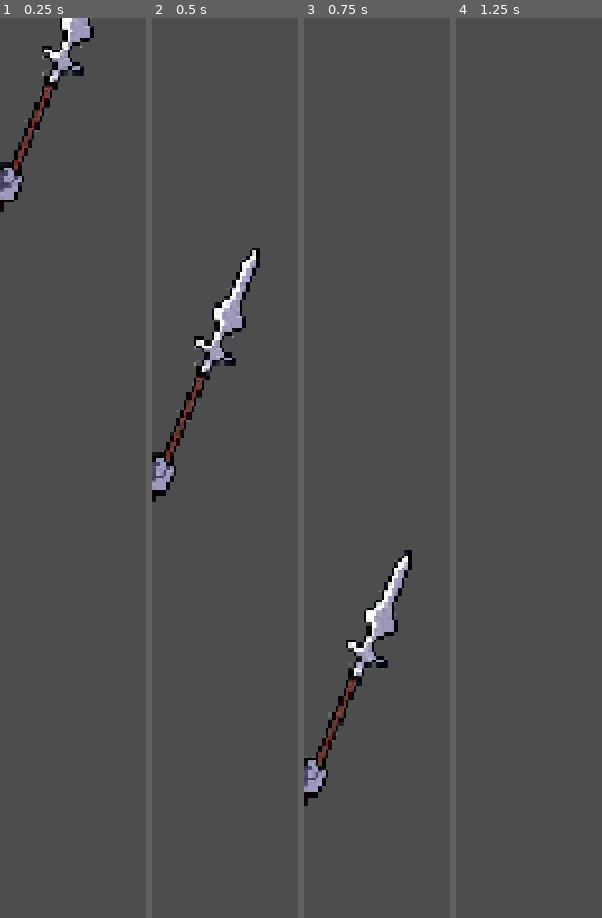
Above: before the commit, frames 1-4 (left to right).
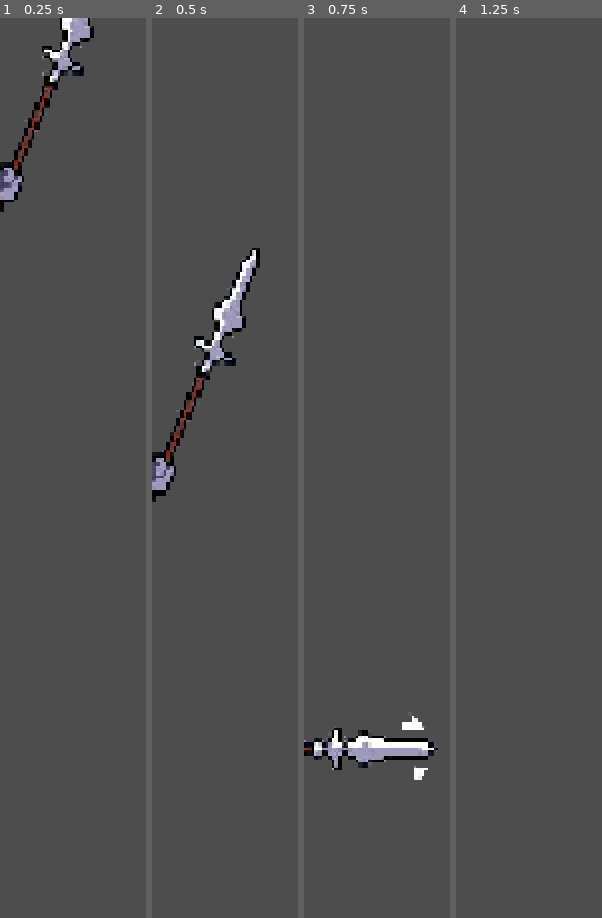
Above: after the commit, the same moments.

Repository: BlazeWings/demo
Game: Godot game, scene res://entities/player/knight.tscn
The game is run twice, just before and just after one commit, with the same random seed, the same clock (stepped at 60 frames per second) and the same inputs. Before the commit the project has no main scene; this scene is started directly in both runs.
Inputs (mouse positions are in pixels of both pictures, inside the frame that each line leads up to):
- Up to frame 1 (0.25 s): no input
- Up to frame 2 (0.5 s): no input
- Up to frame 3 (0.75 s): tap Enter at 0.5 s; move the mouse to (outside the picture) at 0.52 s; hold D (move_right) from 0.53 s (still down); hold J (attack) from 0.53 s (still down); click (outside the picture) at 0.67 s
- Up to frame 4 (1.25 s): keep holding D (move_right); keep holding J (attack); tap Space (jump) at 0.77 s

Frames 1-2 are identical in both runs. In frame 3, 6.0% of the frame differs, in the area x 0-92%, y 59-88%; in frame 4, nothing differs.
Error before the commit: Invalid assignment of property or key 'paused' with value of type 'bool' on a base object of type 'AnimatedSprite2D'. (res://entities/player/knight.gd:476)

Commit message:
关卡场景+主场景+运行时集成验证

Diff:
--- a/entities/player/knight.gd
+++ b/entities/player/knight.gd
@@ -354,7 +354,8 @@
 func play_anim(anim_name: StringName) -> void:
 	if not _has_anim(anim_name):
 		return
-	sprite.paused = false
+	# Godot 4.7 的 AnimatedSprite2D 没有 paused 属性（直接赋值会致命报错）。
+	# pause() 之后 is_playing() 返回 false，所以下面的 play() 分支就是"恢复播放"。
 	if sprite.animation == anim_name:
 		if not sprite.is_playing():
 			sprite.play()
@@ -473,7 +474,6 @@
 		if frames.has_animation(anim_name):
 			frames.set_animation_loop_mode(anim_name, SpriteFrames.LOOP_NONE)
 	sprite.sprite_frames = frames
-	sprite.paused = false
 
 
 func _cache_sprite_layout() -> void:
--- a/entities/player/knight.tscn
+++ b/entities/player/knight.tscn
@@ -26,7 +26,7 @@
 height = 56.0
 
 [sub_resource type="RectangleShape2D" id="RectangleShape2D_slmgo"]
-size = Vector2(30, 14)
+size = Vector2(30, 32)
 
 [sub_resource type="Gradient" id="Gradient_vnoac"]
 colors = PackedColorArray(0.7, 0.92, 1, 0.75, 0.4, 0.6, 1, 0)
@@ -64,7 +64,7 @@
 target_mask = 96
 
 [node name="CollisionShape2D" type="CollisionShape2D" parent="AttackHitbox" unique_id=1581627699]
-position = Vector2(26, 0)
+position = Vector2(26, 8)
 shape = SubResource("RectangleShape2D_slmgo")
 
 [node name="StateMachine" type="Node" parent="." unique_id=1281217703]
--- /dev/null
+++ b/levels/test_chamber/test_chamber.tscn
@@ -0,0 +1,38 @@
+[gd_scene format=3 uid="uid://cgf0e261686mq"]
+
+[ext_resource type="Script" uid="uid://dd1mocohxcx6b" path="res://levels/test_chamber/test_chamber.gd" id="1_3r6b2"]
+[ext_resource type="Texture2D" uid="uid://5k23l15hmdxq" path="res://assets/sprites/backgrounds/night_1.png" id="2_ohd2f"]
+[ext_resource type="Texture2D" uid="uid://tjl8tfsy5cxb" path="res://assets/sprites/backgrounds/night_2.png" id="3_2wrgw"]
+[ext_resource type="Script" uid="uid://bc82ycdvnj1vj" path="res://camera/game_camera.gd" id="4_rmac6"]
+[ext_resource type="PackedScene" uid="uid://bmva5rnmf4cm3" path="res://ui/hud/hud.tscn" id="5_m4ucg"]
+[ext_resource type="Script" uid="uid://vgiqff5nc5t1" path="res://ui/hud/hud.gd" id="6_yht2b"]
+
+[node name="TestChamber" type="Node2D" unique_id=30942126]
+script = ExtResource("1_3r6b2")
+
+[node name="ParallaxBackground" type="ParallaxBackground" parent="." unique_id=1901838145]
+layer = -1
+
+[node name="FarLayer" type="ParallaxLayer" parent="ParallaxBackground" unique_id=1387716756]
+motion_scale = Vector2(0.3, 0.3)
+motion_mirroring = Vector2(746, 0)
+
+[node name="Night1" type="Sprite2D" parent="ParallaxBackground/FarLayer" unique_id=608912384]
+position = Vector2(0, 190)
+scale = Vector2(2, 2)
+texture = ExtResource("2_ohd2f")
+
+[node name="NearLayer" type="ParallaxLayer" parent="ParallaxBackground" unique_id=1584208581]
+motion_scale = Vector2(0.6, 0.6)
+motion_mirroring = Vector2(746, 0)
+
+[node name="Night2" type="Sprite2D" parent="ParallaxBackground/NearLayer" unique_id=1292484458]
+position = Vector2(0, 143)
+scale = Vector2(2, 2)
+texture = ExtResource("3_2wrgw")
+
+[node name="GameCamera" type="Camera2D" parent="." unique_id=771832854]
+script = ExtResource("4_rmac6")
+
+[node name="HUD" type="CanvasLayer" parent="." unique_id=1581290140 instance=ExtResource("5_m4ucg")]
+script = ExtResource("6_yht2b")
--- a/project.godot
+++ b/project.godot
@@ -11,6 +11,7 @@
 [application]
 
 config/name="新建游戏项目"
+run/main_scene="res://levels/test_chamber/test_chamber.tscn"
 config/features=PackedStringArray("4.7", "Mobile")
 config/icon="res://icon.svg"
 
